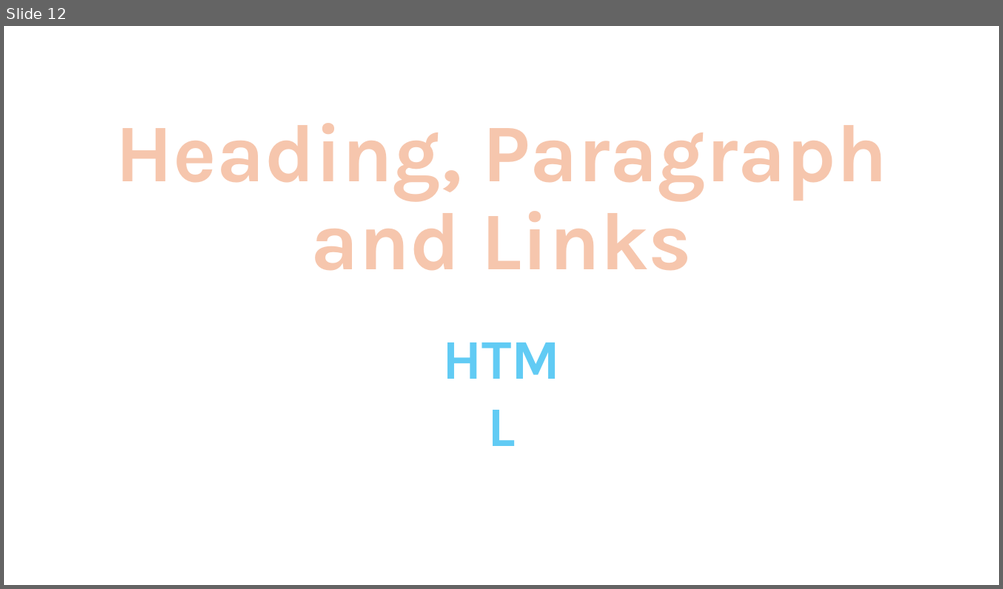
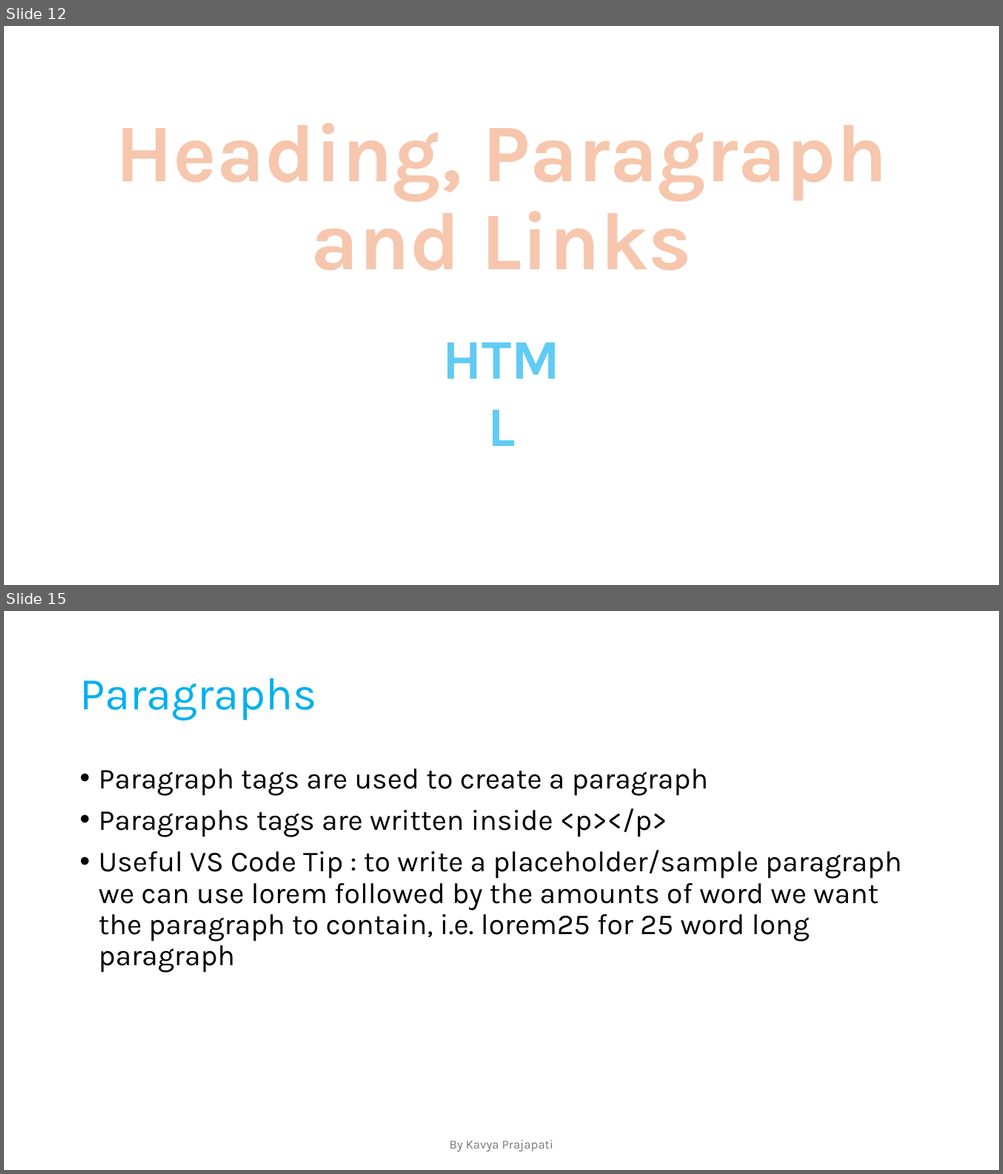
Before and after one commit to prajapati-satyam/Web-Development, a slide deck: Notes.pptx. Shown one above the other, each under a label of ours: slide 12 before the commit, slides 12 and 15 after it; the slides between them are not shown. The pictures are 1003x589 and 1003x1174 pixels, drawn with LibreOffice and Linux fonts; fonts in the diff are those of the drawing. Boxes give left, top, right and bottom in pixels: in the first picture for what was removed or moved away, otherwise in the second. Text is boxed around its words. In the diff, an @@ line names an element or a change of style, - is before the commit and + after.

```diff
--- a/Notes.pptx
+++ b/Notes.pptx
@@ slide 15 added at box(4, 611, 999, 1170), background #FFFFFF @@
@@ title added at box(79, 678, 316, 721), 44 pt, text #00B0F0 @@
+Paragraphs
@@ text added at box(99, 769, 901, 973), 28 pt, text #000000 @@
+• Paragraph tags are used to create a paragraph
+• Paragraphs tags are written inside <p></p>
+• Useful VS Code Tip : to write a placeholder/sample paragraph we can use lorem followed by the amounts of word we want the paragraph to contain, i.e. lorem25 for 25 word long paragraph
@@ text added at box(449, 1140, 553, 1152), 12 pt, text #797979 @@
+By Kavya Prajapati
```
Also in this commit, not shown: 14 other slides added.
